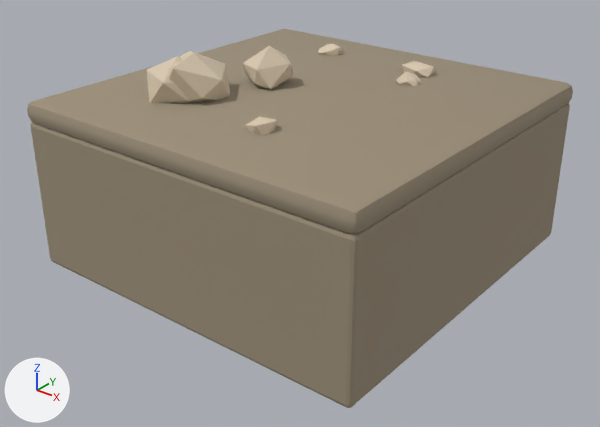
An edit to the glTF model assets/3d/final/tile_stone_clearing.glb, drawn before and after from the same camera.
Camera for both pictures: a 50 mm camera at (2.53, -3.24, 1.3) aimed at (0.05, -0.14, -0.62). Lighting does not change. The marker at lower left points along +X, +Y and +Z. The picture after the commit comes second. Vertices at exactly the same position are counted once.

Before the edit, the objects in view are built like this:
```python
ob_sc_body = bpy.data.objects.new('sc_body', me_cube_051)
ob_sc_body.location = (0.0, 0.0, 0.0)
ob_sc_cap = bpy.data.objects.new('sc_cap', me_cube_052)
ob_sc_cap.location = (0.0, 0.0, 0.0)
ob_sc_r0 = bpy.data.objects.new('sc_r0', me_icosphere_059)
ob_sc_r0.location = (0.0, 0.0, 0.0)
ob_sc_r1 = bpy.data.objects.new('sc_r1', me_icosphere_060)
ob_sc_r1.location = (0.0, 0.0, 0.0)
ob_sc_r2 = bpy.data.objects.new('sc_r2', me_icosphere_061)
ob_sc_r2.location = (0.0, 0.0, 0.0)
ob_scp_peb0 = bpy.data.objects.new('scp_peb0', me_icosphere_062)
ob_scp_peb0.location = (0.0, 0.0, 0.0)
ob_scp_peb1 = bpy.data.objects.new('scp_peb1', me_icosphere_063)
ob_scp_peb1.location = (0.0, 0.0, 0.0)
ob_scp_peb2 = bpy.data.objects.new('scp_peb2', me_icosphere_064)
ob_scp_peb2.location = (0.0, 0.0, 0.0)
```
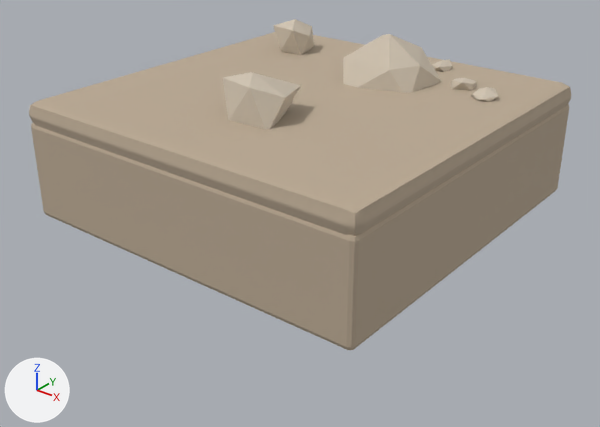
Location of each change, (x1, y1, x2, y2) in pixels of the pictures (600 x 427 px; the box of a moved part takes in the faces that stretch with it):
'sc_body', recoloured, moved, rescaled (brown to beige, 19% shorter)
    before: (30, 103, 570, 408)
    after: (31, 104, 569, 350)
'sc_cap', recoloured, mesh rescaled (brown to beige)
    before: (27, 29, 573, 233)
    after: (29, 32, 571, 235)
'sc_r1', reshaped
    before: (243, 46, 294, 90)
    after: (343, 34, 441, 93)
'sc_r0', reshaped
    before: (168, 51, 230, 103)
    after: (273, 19, 314, 55)
part 1 of me_cube_051, moved or reshaped
    before: (31, 107, 570, 408)
    after: (31, 108, 569, 350)
part 5 of me_icosphere_061, moved or reshaped
    before: (147, 57, 188, 103)
    after: (223, 72, 301, 129)
part 6 of me_icosphere_062, moved or reshaped (not visible afterwards)
    before: (245, 116, 276, 135)
part 7 of me_icosphere_063, moved or reshaped
    before: (318, 44, 344, 55)
    after: (471, 87, 498, 102)
part 8 of me_icosphere_064, moved or reshaped
    before: (396, 71, 422, 86)
    after: (432, 59, 452, 72)
part 9 of me_icosphere_065, moved or reshaped
    before: (402, 61, 434, 78)
    after: (450, 78, 477, 90)

Edits to the bpy script that builds the scene:
```text
Change me_cube_051:
    remove me_cube_051.from_pydata(...)  # 56 vertices, 108 faces; spans x -1.0..1.0, y -1.0..1.0, z -0.9..-0.1
    remove me_cube_051.materials.append(mat_dark_stone)  # brown #9c8f79
    add me_cube_051.from_pydata(...)  # 56 vertices, 108 faces; spans x -1.0..1.0, y -1.0..1.0, z -0.62..-0.1
    me_cube_051 part 1: the whole mesh is scaled about its middle by (0.997, 0.997, 0.633), then moved by (0.0, 0.0, 0.14)
    add me_cube_051.materials.append(mat_stone_mid)  # beige #bbaa94
Change me_cube_052:
    remove me_cube_052.from_pydata(...)  # 56 vertices, 108 faces; spans x -1.01..1.01, y -1.01..1.01, z -0.11..0.01
    remove me_cube_052.materials.append(mat_dark_stone)  # brown #9c8f79
    add me_cube_052.from_pydata(...)  # 56 vertices, 108 faces; spans x -1.01..1.01, y -1.01..1.01, z -0.13..0.01
    me_cube_052 part 2: the whole mesh is scaled about the mesh origin by (0.991, 0.991, 1.1)
    add me_cube_052.materials.append(mat_stone_mid)  # beige #bbaa94
Change me_icosphere_059:
    remove me_icosphere_059.from_pydata(...)  # 12 vertices, 20 faces; spans x -0.576..-0.217, y -0.596..-0.2, z -0.056..0.232
    add me_icosphere_059.from_pydata(...)  # 12 vertices, 20 faces; spans x -0.703..-0.448, y 0.474..0.716, z -0.057..0.196
    me_icosphere_059 part 3: 12 of 12 vertices moved; they spanned x -0.576..-0.217, y -0.596..-0.2, z -0.056..0.232 and now span x -0.703..-0.448, y 0.474..0.716, z -0.057..0.196; mean shift (-0.158, 1.006, 0.001)
Change me_icosphere_060:
    remove me_icosphere_060.from_pydata(...)  # 12 vertices, 20 faces; spans x -0.399..-0.111, y -0.159..0.092, z -0.027..0.221
    add me_icosphere_060.from_pydata(...)  # 12 vertices, 20 faces; spans x -0.029..0.452, y 0.179..0.64, z -0.176..0.266
    me_icosphere_060 part 4: 12 of 12 vertices moved; they spanned x -0.399..-0.111, y -0.159..0.092, z -0.027..0.221 and now span x -0.029..0.452, y 0.179..0.64, z -0.176..0.266; mean shift (0.456, 0.456, -0.026)
Change me_icosphere_061:
    remove me_icosphere_061.from_pydata(...)  # 12 vertices, 20 faces; spans x -0.591..-0.306, y -0.633..-0.363, z -0.062..0.22
    add me_icosphere_061.from_pydata(...)  # 12 vertices, 20 faces; spans x -0.127..0.235, y -0.581..-0.243, z -0.054..0.223
    me_icosphere_061 part 5: 12 of 12 vertices moved; they spanned x -0.591..-0.306, y -0.633..-0.363, z -0.062..0.22 and now span x -0.127..0.235, y -0.581..-0.243, z -0.054..0.223; mean shift (0.482, 0.046, 0.004)
Change me_icosphere_062:
    remove me_icosphere_062.from_pydata(...)  # 12 vertices, 20 faces; spans x 0.1245..0.2537, y -0.656..-0.5072, z -0.027..0.0594
    add me_icosphere_062.from_pydata(...)  # 12 vertices, 20 faces; spans x -0.064..0.0497, y -0.4334..-0.3214, z -0.0145..0.0504
    me_icosphere_062 part 6: 12 of 12 vertices moved; they spanned x 0.1245..0.2537, y -0.656..-0.5072, z -0.027..0.0594 and now span x -0.064..0.0497, y -0.4334..-0.3214, z -0.0145..0.0504; mean shift (-0.2002, 0.2018, -0.0032)
Change me_icosphere_063:
    remove me_icosphere_063.from_pydata(...)  # 12 vertices, 20 faces; spans x -0.422..-0.281, y 0.594..0.753, z -0.019..0.066
    add me_icosphere_063.from_pydata(...)  # 12 vertices, 20 faces; spans x 0.677..0.828, y 0.395..0.522, z -0.024..0.068
    me_icosphere_063 part 7: 12 of 12 vertices moved; they spanned x -0.422..-0.281, y 0.594..0.753, z -0.019..0.066 and now span x 0.677..0.828, y 0.395..0.522, z -0.024..0.068; mean shift (1.115, -0.217, 0.005)
Change me_icosphere_064:
    remove me_icosphere_064.from_pydata(...)  # 12 vertices, 20 faces; spans x 0.259..0.3839, y 0.3802..0.5053, z -0.0131..0.0756
    add me_icosphere_064.from_pydata(...)  # 12 vertices, 20 faces; spans x 0.2416..0.3805, y 0.7123..0.8527, z -0.0209..0.0594
    me_icosphere_064 part 8: 12 of 12 vertices moved; they spanned x 0.259..0.3839, y 0.3802..0.5053, z -0.0131..0.0756 and now span x 0.2416..0.3805, y 0.7123..0.8527, z -0.0209..0.0594; mean shift (-0.0062, 0.348, -0.0056)
Change me_icosphere_065:
    remove me_icosphere_065.from_pydata(...)  # 12 vertices, 20 faces; spans x 0.2..0.355, y 0.542..0.697, z -0.044..0.067
    add me_icosphere_065.from_pydata(...)  # 12 vertices, 20 faces; spans x 0.504..0.647, y 0.488..0.642, z -0.02..0.06
    me_icosphere_065 part 9: 12 of 12 vertices moved; they spanned x 0.2..0.355, y 0.542..0.697, z -0.044..0.067 and now span x 0.504..0.647, y 0.488..0.642, z -0.02..0.06; mean shift (0.305, -0.071, 0.001)
```
